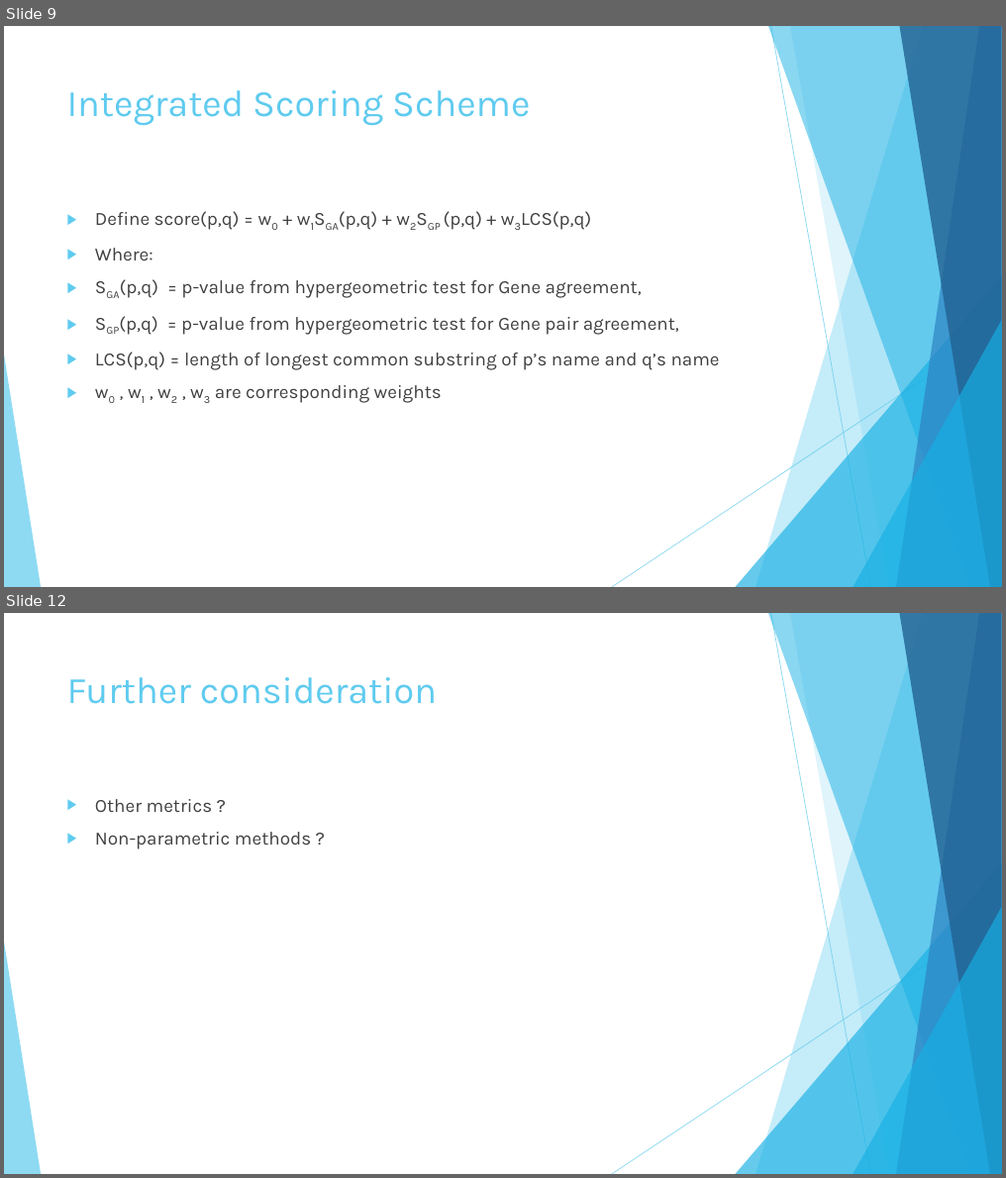
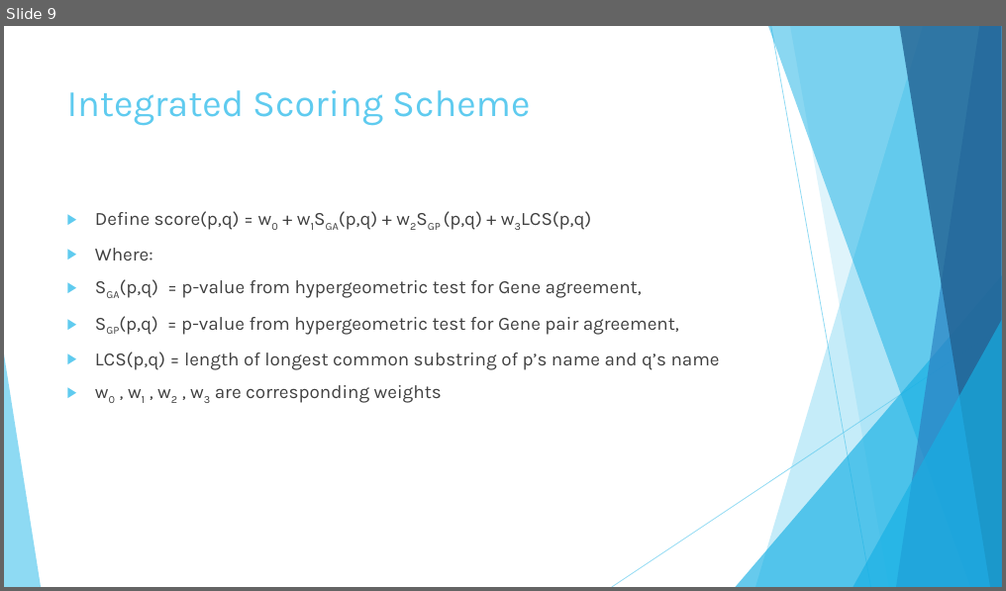
Before and after one commit to vuphuctho/Pathway-Database-Integration, a slide deck: slides/CS4220Project.pptx. Shown one above the other, each under a label of ours: slides 9 and 12 before the commit, slide 9 after it; the slides between them are not shown. The pictures are 1006x1178 and 1006x591 pixels, drawn with LibreOffice and Linux fonts; fonts in the diff are those of the drawing. Boxes give left, top, right and bottom in pixels: in the first picture for what was removed or moved away, otherwise in the second. Text is boxed around its words. In the diff, an @@ line names an element or a change of style, - is before the commit and + after.

```diff
--- a/slides/CS4220Project.pptx
+++ b/slides/CS4220Project.pptx
@@ slide 12 removed at box(4, 613, 1002, 1174), background #FFFFFF; not listed: 10 template elements that a slide beside it also shows @@
@@ title removed at box(67, 677, 437, 704) @@
-Further consideration
@@ text removed at box(95, 799, 311, 850) @@
-▶ Other metrics ?
-▶ Non-parametric methods ?
```
Also in this commit, not shown: 1 slide changed, 1 slide added, 1 other slide removed.
